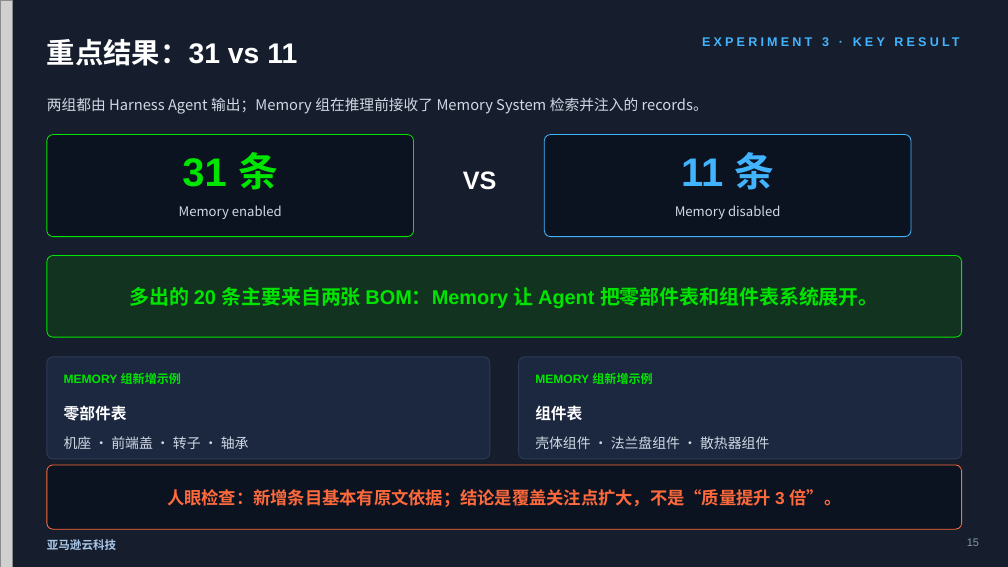
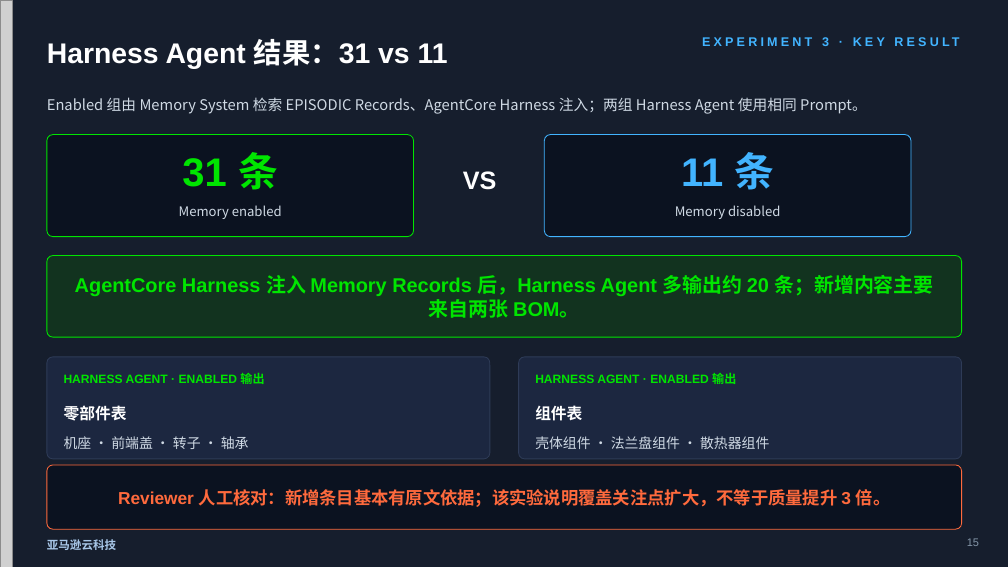
Before and after one commit to dashjim/agentcore-memory-loop, a slide deck: slide 15 of docs/记忆能让Agent越跑越好吗-V3.pptx. Drawn at 1008x567 pixels with LibreOffice and Linux fonts; fonts in the diff are those of the drawing; grey boxes stand for pictures. Boxes give left, top, right and bottom in pixels: in the first picture for what was removed or moved away, otherwise in the second. Text is boxed around its words. In the diff, an @@ line names an element or a change of style, - is before the commit and + after.

Commit message:
docs: clarify role ownership across memory deck

```diff
--- a/docs/记忆能让Agent越跑越好吗-V3.pptx
+++ b/docs/记忆能让Agent越跑越好吗-V3.pptx
@@ text at (x1=47, y1=39, x2=448, y2=69): text changed @@
-重点结果：31 vs 11
+Harness Agent 结果：31 vs 11
@@ text at (x1=47, y1=97, x2=867, y2=114): text changed @@
-两组都由 Harness Agent 输出；Memory 组在推理前接收了 Memory System 检索并注入的 records。
+Enabled 组由 Memory System 检索 EPISODIC Records、AgentCore Harness 注入；两组 Harness Agent 使用相同 Prompt。
@@ text at (x1=75, y1=275, x2=933, y2=318): text changed @@
-多出的 20 条主要来自两张 BOM：Memory 让 Agent 把零部件表和组件表系统展开。
+AgentCore Harness 注入 Memory Records 后，Harness Agent 多输出约 20 条；新增内容主要来自两张 BOM。
@@ text at (x1=64, y1=373, x2=264, y2=384): text changed @@
-MEMORY 组新增示例
+HARNESS AGENT · ENABLED 输出
@@ text at (x1=535, y1=373, x2=736, y2=384): text changed @@
-MEMORY 组新增示例
+HARNESS AGENT · ENABLED 输出
@@ text at (x1=118, y1=489, x2=891, y2=507): text changed @@
-人眼检查：新增条目基本有原文依据；结论是覆盖关注点扩大，不是“质量提升 3 倍”。
+Reviewer 人工核对：新增条目基本有原文依据；该实验说明覆盖关注点扩大，不等于质量提升 3 倍。
```
Also in this commit, not shown: 15 other slides changed, 1 slide added, 1 slide removed, 2 other files.
